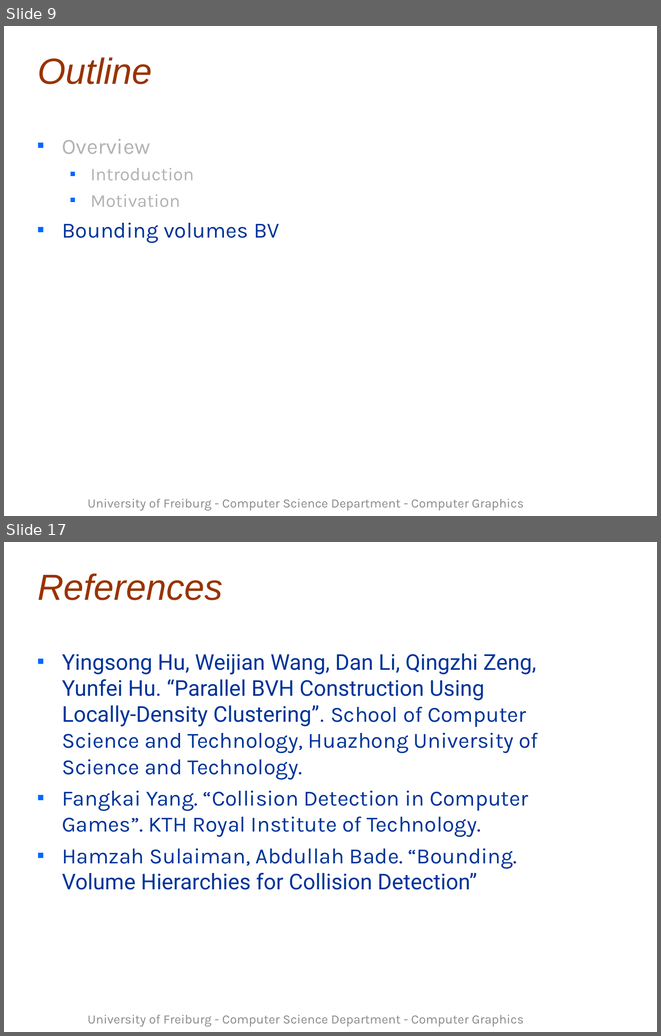
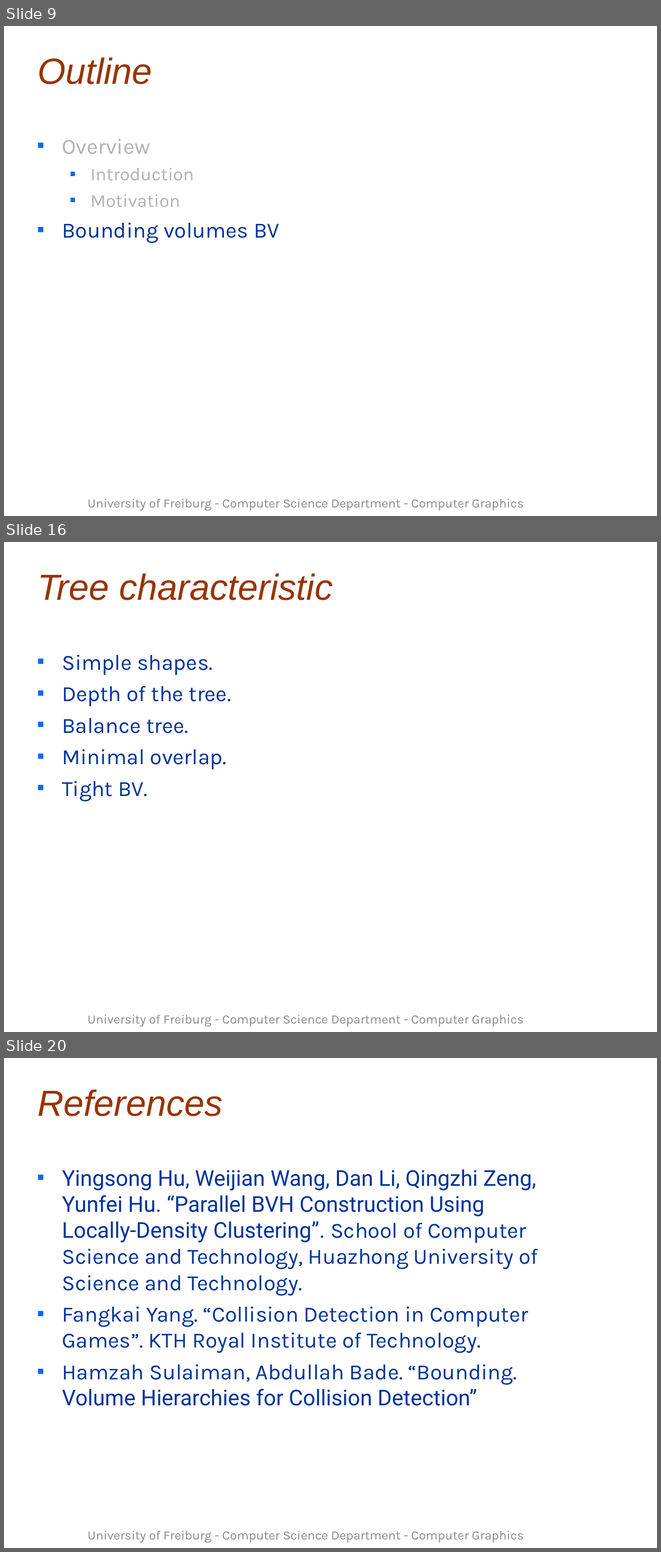
Before and after one commit to Alhajras/Raytracer, a slide deck: Seminar/template (1).ppt. Shown one above the other, each under a label of ours: slides 9 and 17 before the commit, slides 9, 16 and 20 after it; the slides between them are not shown. The pictures are 661x1036 and 661x1552 pixels, drawn with LibreOffice and Linux fonts; fonts in the diff are those of the drawing; background and template pictures are left out. Boxes give left, top, right and bottom in pixels: in the first picture for what was removed or moved away, otherwise in the second. Text is boxed around its words. In the diff, an @@ line names an element or a change of style, - is before the commit and + after.

```diff
--- a/Seminar/template (1).ppt
+++ b/Seminar/template (1).ppt
@@ slide 16 added at (x1=4, y1=542, x2=657, y2=1032), background picture (left out) @@
@@ title added at (x1=37, y1=573, x2=333, y2=600), 40 pt, text #993300, italic @@
+Tree characteristic
@@ text added at (x1=62, y1=654, x2=231, y2=801), 24 pt, text #003399 @@
+■ Simple shapes.
+■ Depth of the tree.
+■ Balance tree.
+■ Minimal overlap.
+■ Tight BV.
@@ text added at (x1=88, y1=1014, x2=524, y2=1026), 14 pt, text #898989 @@
+University of Freiburg - Computer Science Department - Computer Graphics
@@ what was slide 17 is now slide 20 @@
```
Also in this commit, not shown: 11 slides changed, 2 other slides added.
